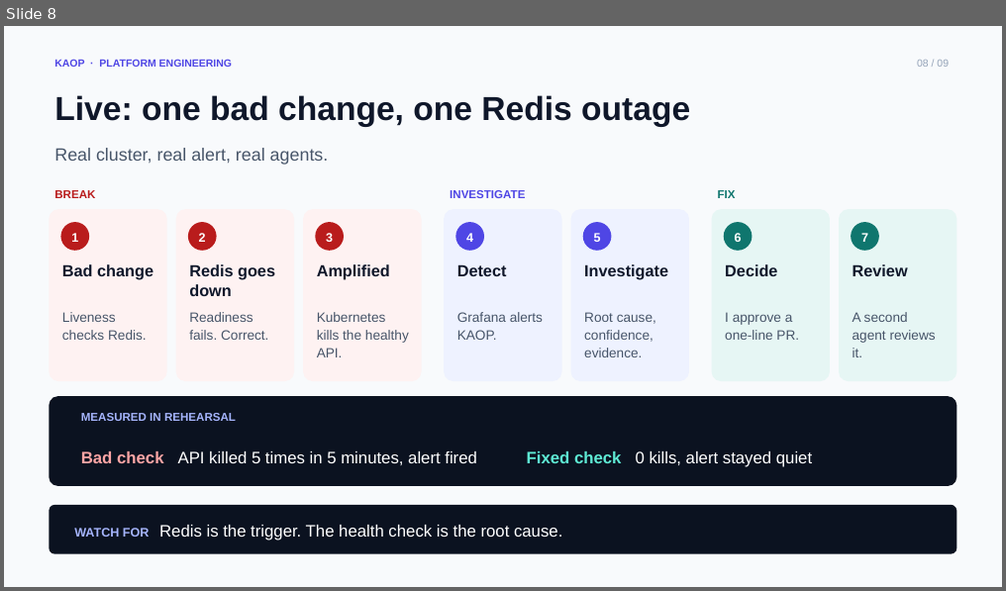
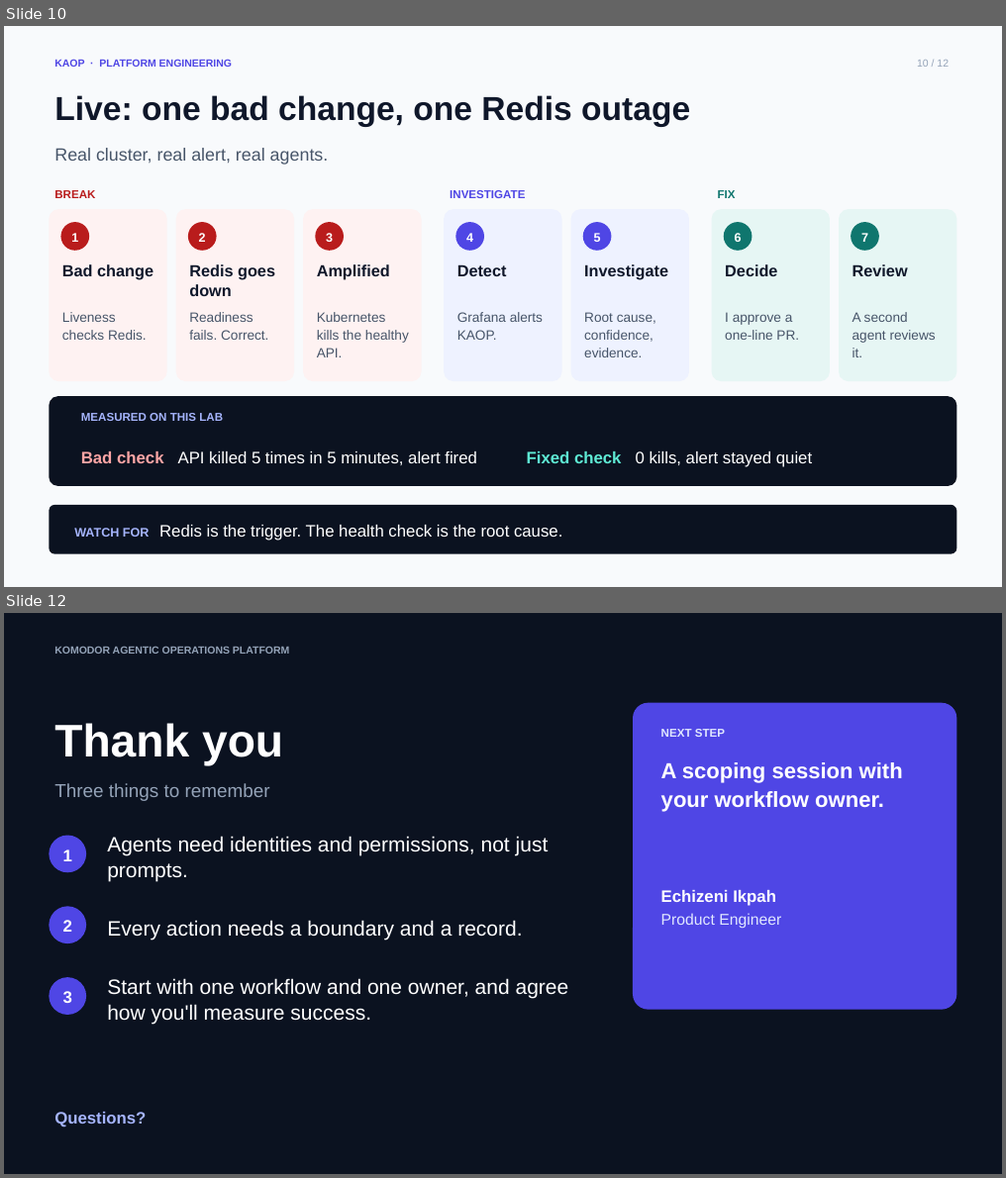
Before and after one commit to chizeni24/komodor-production-lab, a slide deck: docs/presentation/KAOP_Customer_Pitch.pptx. Shown one above the other, each under a label of ours: slide 8 before the commit, slides 10 and 12 after it; the slides between them are not shown. The pictures are 1006x591 and 1006x1178 pixels, drawn with LibreOffice and Linux fonts; fonts in the diff are those of the drawing. Boxes give left, top, right and bottom in pixels: in the first picture for what was removed or moved away, otherwise in the second. Text is boxed around its words. In the diff, an @@ line names an element or a change of style, - is before the commit and + after.

```diff
--- a/docs/presentation/KAOP_Customer_Pitch.pptx
+++ b/docs/presentation/KAOP_Customer_Pitch.pptx
@@ slide 12 added at (4,613,1002,1174), background #0B1220 @@
@@ text added at (54,647,289,654), 10 pt, text #94A3B8, bold @@
+KOMODOR AGENTIC OPERATIONS PLATFORM
@@ text added at (54,723,283,766), 44 pt, text #FFFFFF, bold @@
+Thank you
@@ rounded rectangle added at (633,703,957,1010), fill #4F46E5 @@
@@ text added at (661,729,725,737), 11 pt, text #E0E7FF, bold @@
+NEXT STEP
@@ text added at (54,783,270,801), 18 pt, text #94A3B8 @@
+Three things to remember
@@ text added at (661,762,903,812), 21 pt, text #FFFFFF, bold @@
+A scoping session with your workflow owner.
@@ rounded rectangle added at (49,836,86,872), fill #4F46E5, 16 pt, text #FFFFFF, bold @@
+1
@@ text added at (107,836,548,882), 20 pt, text #FFFFFF @@
+Agents need identities and permissions, not just prompts.
@@ rounded rectangle added at (49,906,86,944), fill #4F46E5, 16 pt, text #FFFFFF, bold @@
+2
@@ text added at (661,890,781,928), 15 pt, text #E0E7FF @@
+Echizeni Ikpah
+Product Engineer
@@ text added at (107,920,522,941), 20 pt, text #FFFFFF @@
+Every action needs a boundary and a record.
@@ rounded rectangle added at (49,977,86,1015), fill #4F46E5, 16 pt, text #FFFFFF, bold @@
+3
@@ text added at (107,978,569,1025), 20 pt, text #FFFFFF @@
+Start with one workflow and one owner, and agree how you'll measure success.
@@ text added at (54,1112,146,1128), 16 pt, text #A5B4FC, bold @@
+Questions?
@@ what was slide 8 is now slide 10 @@
@@ slide 10 changed as well @@
@@ text at (917,60,948,67): text changed @@
-08 / 09
+10 / 12
@@ text at (81,413,223,421): text changed @@
-MEASURED IN REHEARSAL
+MEASURED ON THIS LAB
```
Also in this commit, not shown: 10 other slides changed, 4 other slides added, 1 slide removed, 1 other file.
